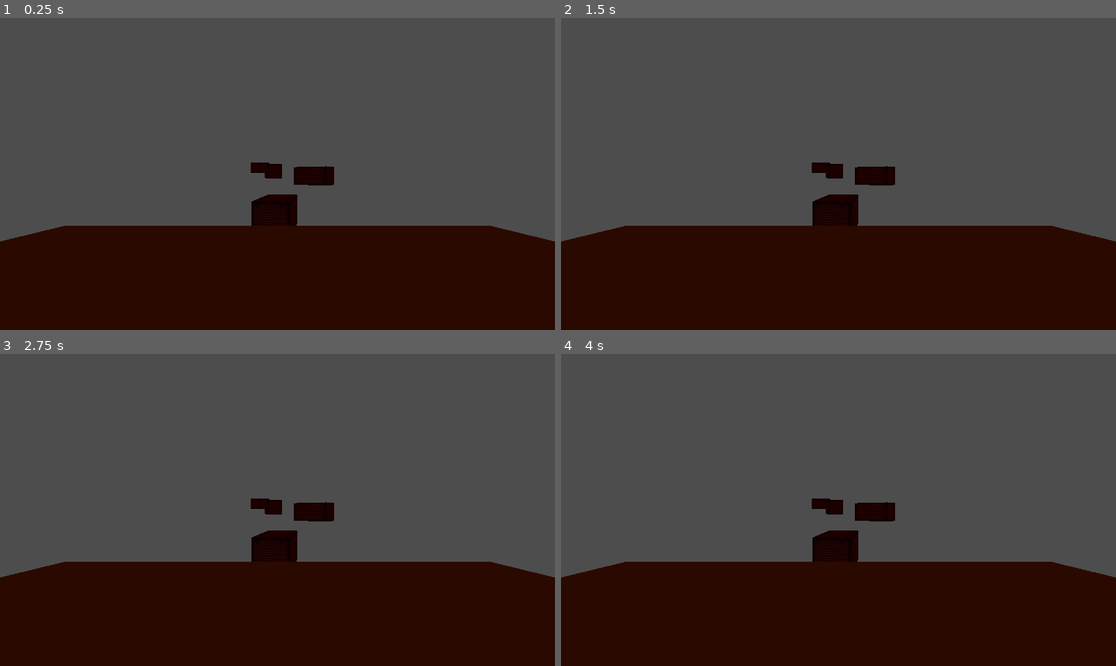
Above: before the commit, frames 1-4 (two rows, left to right).
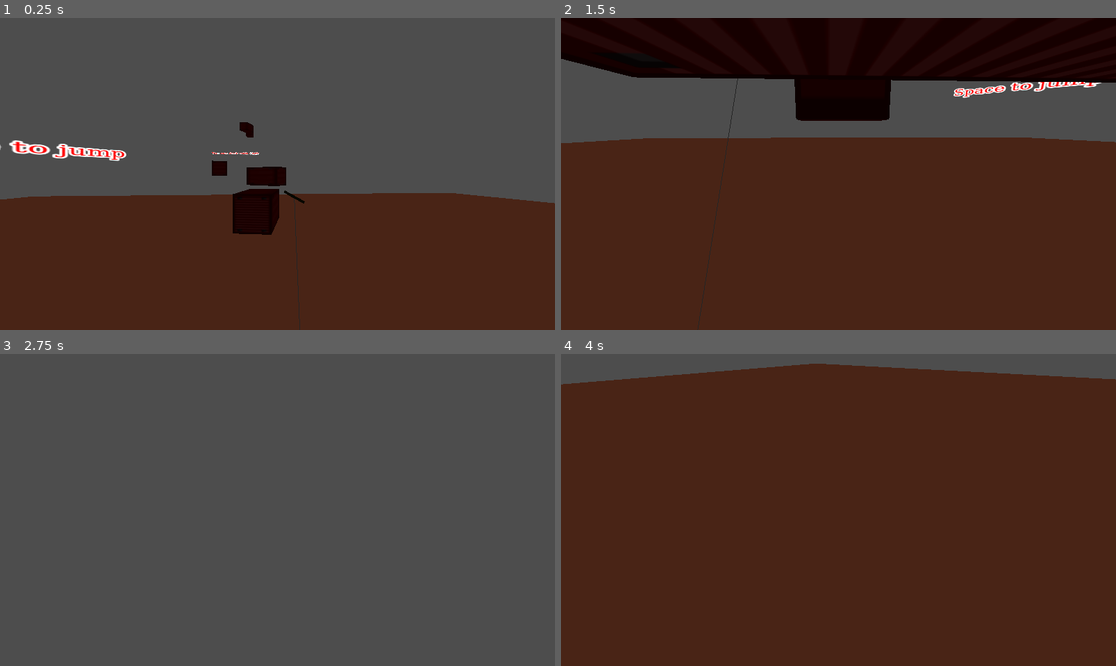
Above: after the commit, the same moments.

Repository: FronchestFry/Godotproject
Game: Godot game, scene res://level.tscn
Same seed, same stepped clock (60 frames per second), same inputs: the game is played once before the commit and once after it.
Inputs (mouse positions are in pixels of both pictures, inside the frame that each line leads up to):
- Up to frame 1 (0.25 s): no input
- Up to frame 2 (1.5 s): tap Enter at 0.5 s; move the mouse to (960, 158) at 0.52 s; press the mouse at (960, 158) at 0.53 s; hold D (Right) 0.53-1.28 s; tap Shift (Dash) at 0.6 s; tap Space (Jump) at 0.77, 1.07 s; move the mouse to (727, 189) at 1.27 s; release the mouse at (727, 189) at 1.28 s; hold S (Back) from 1.28 s (still down); click (727, 189) at 1.35 s
- Up to frame 3 (2.75 s): tap Space (Jump) at 1.52, 1.82, 2.3 s; right-click (166, 525) at 1.55 s; move the mouse to (333, 441) at 2.02 s; release S (Back) at 2.03 s; hold D (Right) from 2.03 s (still down); hold Right mouse button (Push, bound only after the commit) from 2.03 s (still down); click (333, 441) at 2.17 s
- Up to frame 4 (4 s): tap Space (Jump) at 2.75, 2.85, 3.02, 3.32, 3.77 s; move the mouse to (810, 572) at 2.77 s; release D (Right) at 2.78 s; release Right mouse button (Push, bound only after the commit) at 2.78 s; hold W (Forward) 2.78-3.53 s; click (810, 572) at 2.92 s; tap Shift (Dash) at 3.05, 3.6 s; tap Enter at 3.5 s; move the mouse to (1005, 556) at 3.52 s; press the mouse at (1005, 556) at 3.53 s; hold A (Left) from 3.53 s (still down)

The runs differ from the first frame. In frame 1, 44% of the frame differs, in the area x 0-100%, y 33-100%; in frame 2, 83%; in frame 3, 34%; in frame 4, 94%, in the area x 0-100%, y 3-100%.
Error before the commit: Parse Error: Identifier "rate" not declared in the current scope. (res://player.gd:32)

Commit message:
Add files via upload

Diff:
--- /dev/null
+++ b/Godot Project, Hackclub week 1/Glowingline.gd
@@ -0,0 +1,6 @@
+extends MeshInstance3D
+
+@export var player: Node3D
+
+func _process(delta: float) -> void:
+	pass
--- /dev/null
+++ b/Godot Project, Hackclub week 1/alomancy_line_drawer.gd
@@ -0,0 +1,16 @@
+extends MeshInstance3D
+
+@export var player: Node3D
+@export var anchor: Node3D
+
+var line_mesh := ImmediateMesh.new()
+
+func _ready() -> void:
+	mesh = line_mesh
+
+func _process(delta: float) -> void:
+	line_mesh.clear_surfaces()
+	line_mesh.surface_begin(Mesh.PRIMITIVE_LINES)
+	line_mesh.surface_add_vertex(to_local(player.global_position))
+	line_mesh.surface_add_vertex(to_local(anchor.global_position))
+	line_mesh.surface_end()
--- /dev/null
+++ b/Godot Project, Hackclub week 1/anchor.tscn
@@ -0,0 +1,30 @@
+[gd_scene format=3 uid="uid://dwdhputpumoju"]
+
+[sub_resource type="PhysicsMaterial" id="PhysicsMaterial_dni6c"]
+
+[sub_resource type="CylinderShape3D" id="CylinderShape3D_tillw"]
+height = 0.1
+
+[sub_resource type="StandardMaterial3D" id="StandardMaterial3D_vwnqp"]
+albedo_color = Color(0.5757044, 0.5733872, 0, 1)
+metallic = 0.89
+metallic_specular = 0.34
+rim_enabled = true
+rim = 0.63
+rim_tint = 0.66
+
+[sub_resource type="CylinderMesh" id="CylinderMesh_fr8iv"]
+material = SubResource("StandardMaterial3D_vwnqp")
+
+[node name="Anchor" type="RigidBody3D" unique_id=443150508]
+mass = 30.0
+physics_material_override = SubResource("PhysicsMaterial_dni6c")
+continuous_cd = true
+
+[node name="CollisionShape3D" type="CollisionShape3D" parent="." unique_id=1938974418]
+transform = Transform3D(0.29999998, 0, 0, 0, 0.29999998, 0, 0, 0, 0.29999998, 0, 0, 0)
+shape = SubResource("CylinderShape3D_tillw")
+
+[node name="MeshInstance3D" type="MeshInstance3D" parent="." unique_id=1980730703]
+transform = Transform3D(0.29999998, 0, 0, 0, 0.014570381, 0, 0, 0, 0.29999998, 0, 0, 0)
+mesh = SubResource("CylinderMesh_fr8iv")
--- /dev/null
+++ b/Godot Project, Hackclub week 1/label_3d.gd
@@ -0,0 +1 @@
+extends Label3D
--- a/Godot Project, Hackclub week 1/level.tscn
+++ b/Godot Project, Hackclub week 1/level.tscn
@@ -2,51 +2,120 @@
 
 [ext_resource type="PackedScene" uid="uid://q5ewrrojbrhf" path="res://player.tscn" id="1_u52ul"]
 [ext_resource type="PackedScene" uid="uid://eigywx4kxafy" path="res://box_platform.tscn" id="2_vonw3"]
+[ext_resource type="PackedScene" uid="uid://dwdhputpumoju" path="res://anchor.tscn" id="3_0b4ue"]
+[ext_resource type="Script" uid="uid://duofjaskdhrt3" path="res://label_3d.gd" id="3_oi3di"]
+[ext_resource type="Script" uid="uid://dyuc3w2rnnmff" path="res://alomancy_line_drawer.gd" id="5_f2txt"]
 
 [sub_resource type="StandardMaterial3D" id="StandardMaterial3D_vonw3"]
-albedo_color = Color(0.59733087, 0.23234773, 0.07088227, 1)
+albedo_color = Color(0.9639248, 0.5321308, 0.36633968, 1)
 
-[sub_resource type="PlaneMesh" id="PlaneMesh_oi3di"]
+[sub_resource type="BoxMesh" id="BoxMesh_oi3di"]
 material = SubResource("StandardMaterial3D_vonw3")
 
-[sub_resource type="ConcavePolygonShape3D" id="ConcavePolygonShape3D_0b4ue"]
-data = PackedVector3Array(1, 0, 1, -1, 0, 1, 1, 0, -1, -1, 0, 1, -1, 0, -1, 1, 0, -1)
+[sub_resource type="ConcavePolygonShape3D" id="ConcavePolygonShape3D_vonw3"]
+data = PackedVector3Array(-0.5, 0.5, 0.5, 0.5, 0.5, 0.5, -0.5, -0.5, 0.5, 0.5, 0.5, 0.5, 0.5, -0.5, 0.5, -0.5, -0.5, 0.5, 0.5, 0.5, -0.5, -0.5, 0.5, -0.5, 0.5, -0.5, -0.5, -0.5, 0.5, -0.5, -0.5, -0.5, -0.5, 0.5, -0.5, -0.5, 0.5, 0.5, 0.5, 0.5, 0.5, -0.5, 0.5, -0.5, 0.5, 0.5, 0.5, -0.5, 0.5, -0.5, -0.5, 0.5, -0.5, 0.5, -0.5, 0.5, -0.5, -0.5, 0.5, 0.5, -0.5, -0.5, -0.5, -0.5, 0.5, 0.5, -0.5, -0.5, 0.5, -0.5, -0.5, -0.5, 0.5, 0.5, 0.5, -0.5, 0.5, 0.5, 0.5, 0.5, -0.5, -0.5, 0.5, 0.5, -0.5, 0.5, -0.5, 0.5, 0.5, -0.5, -0.5, -0.5, 0.5, 0.5, -0.5, 0.5, -0.5, -0.5, -0.5, 0.5, -0.5, 0.5, 0.5, -0.5, -0.5, -0.5, -0.5, -0.5)
 
 [sub_resource type="Environment" id="Environment_vonw3"]
 glow_intensity = 7.64
-volumetric_fog_enabled = true
 volumetric_fog_density = 0.1119
 volumetric_fog_albedo = Color(0.6938876, 0.29056314, 0.107024066, 1)
 volumetric_fog_emission = Color(0.22857675, 0.11519212, 0.10034431, 1)
 
+[sub_resource type="FontFile" id="FontFile_oi3di"]
+cache/0/variation_coordinates = {}
+cache/0/face_index = 0
+cache/0/embolden = 0.0
+cache/0/transform = Transform2D(1, 0, 0, 1, 0, 0)
+cache/0/spacing_top = 0
+cache/0/spacing_bottom = 0
+cache/0/spacing_space = 0
+cache/0/spacing_glyph = 0
+cache/0/baseline_offset = 0.0
+cache/0/16/0/ascent = 0.0
+cache/0/16/0/descent = 0.0
+cache/0/16/0/underline_position = 0.0
+cache/0/16/0/underline_thickness = 0.0
+cache/0/16/0/scale = 1.0
+cache/0/32/0/ascent = 0.0
+cache/0/32/0/descent = 0.0
+cache/0/32/0/underline_position = 0.0
+cache/0/32/0/underline_thickness = 0.0
+cache/0/32/0/scale = 1.0
+
+[sub_resource type="ImmediateMesh" id="ImmediateMesh_1ainy"]
+
 [node name="Level" type="Node3D" unique_id=1221611049]
 
 [node name="MeshInstance3D" type="MeshInstance3D" parent="." unique_id=1187735042]
-transform = Transform3D(10, 0, 0, 0, 10, 0, 0, 0, 10, 0, 0, 0)
-mesh = SubResource("PlaneMesh_oi3di")
+transform = Transform3D(100, 0, 0, 0, 10, 0, 0, 0, 100, 0, -7.9342194, 0)
+mesh = SubResource("BoxMesh_oi3di")
 
-[node name="StaticBody3D" type="StaticBody3D" parent="MeshInstance3D" unique_id=2001683464]
+[node name="StaticBody3D" type="StaticBody3D" parent="MeshInstance3D" unique_id=1382569226]
 
-[node name="CollisionShape3D" type="CollisionShape3D" parent="MeshInstance3D/StaticBody3D" unique_id=1117191898]
-shape = SubResource("ConcavePolygonShape3D_0b4ue")
+[node name="CollisionShape3D" type="CollisionShape3D" parent="MeshInstance3D/StaticBody3D" unique_id=1635055431]
+shape = SubResource("ConcavePolygonShape3D_vonw3")
 
 [node name="Player" parent="." unique_id=57929858 instance=ExtResource("1_u52ul")]
-transform = Transform3D(1, 0, 0, 0, 1, 0, 0, 0, 1, 0, 1.6996155, 0)
+transform = Transform3D(0.9962855, 0, -0.0861126, 0, 1, 0, 0.0861126, 0, 0.9962855, 0, 1.6996155, 0)
 
-[node name="Box Platform" parent="." unique_id=1784923033 instance=ExtResource("2_vonw3")]
+[node name="A" parent="." unique_id=1784923033 instance=ExtResource("2_vonw3")]
 transform = Transform3D(-8.588484e-08, -1.9648161, -0.74698776, 2, -8.742278e-08, 0, -1.6325936e-08, -0.37349388, 3.9296322, 0, 0, -12.679114)
 
+[node name="Box Platform6" parent="." unique_id=1157674101 instance=ExtResource("2_vonw3")]
+transform = Transform3D(-1.2434258e-06, -1.9999993, 0, 28.446266, -8.742275e-08, 0, 0, 0, 3.9999998, -4.4316034, 14.27381, 3.2286682)
+
+[node name="Box Platform7" parent="." unique_id=1908955436 instance=ExtResource("2_vonw3")]
+transform = Transform3D(-1.2434258e-06, -1.9999993, 0, 28.446266, -8.742275e-08, 0, 0, 0, 3.9999998, 4.961027, 14.27381, 3.2286682)
+
 [node name="Box Platform2" parent="." unique_id=446998552 instance=ExtResource("2_vonw3")]
-transform = Transform3D(-5.33708e-08, -1.2209815, 3.1680934, 2, -8.742278e-08, 0, 6.924088e-08, 1.5840467, 2.441963, 4.0325785, 2.2205257, -23.294308)
+transform = Transform3D(-5.33708e-08, -1.2209815, 3.1680934, 2, -8.742278e-08, 0, 6.924088e-08, 1.5840467, 2.441963, 0.75568867, 1.7812386, -23.294308)
 
 [node name="Box Platform3" parent="." unique_id=1605457642 instance=ExtResource("2_vonw3")]
-transform = Transform3D(-8.622861e-08, -1.9726806, 0.658882, 2, -8.742278e-08, 0, 1.4400326e-08, 0.329441, 3.9453611, -0.6897564, 2.8072367, -30.488249)
+transform = Transform3D(-8.622861e-08, -1.9726806, 0.658882, 2, -8.742278e-08, 0, 1.4400326e-08, 0.329441, 3.9453611, -5.7607756, 2.8072367, -30.488249)
 
 [node name="Box Platform4" parent="." unique_id=1802510432 instance=ExtResource("2_vonw3")]
-transform = Transform3D(-8.080311e-08, -1.8485595, -1.5268629, 2, -8.742278e-08, 0, -3.337065e-08, -0.76343143, 3.697119, -3.4142532, 3.5863295, -41.08267)
+transform = Transform3D(-8.080311e-08, -1.8485595, -1.5268629, 2, -8.742278e-08, 0, -3.337065e-08, -0.76343143, 3.697119, -3.4142532, 14.247849, -54.730293)
 
 [node name="Box Platform5" parent="." unique_id=1209728892 instance=ExtResource("2_vonw3")]
-transform = Transform3D(-8.735858e-08, -1.9985312, -0.15327227, 2, -8.742278e-08, 0, -3.3498688e-09, -0.076636136, 3.9970624, -3.183088, 4.1730404, -50.536682)
+transform = Transform3D(-8.735858e-08, -1.9985312, -0.15327227, 2, -8.742278e-08, 0, -3.3498688e-09, -0.076636136, 3.9970624, -3.183088, 14.83456, -64.18431)
 
 [node name="WorldEnvironment" type="WorldEnvironment" parent="." unique_id=434851249]
 environment = SubResource("Environment_vonw3")
+
+[node name="Label3D" type="Label3D" parent="." unique_id=380404403]
+transform = Transform3D(-9.980299, 0, -0.09235072, 0, 6.225999, 0, 0.6273823, 0, -1.4691, -0.867043, 3.7891502, 30.845352)
+modulate = Color(1, 0, 0, 1)
+outline_modulate = Color(1, 1, 1, 1)
+text = "Hello
+
+WSAD to move
+Look arround with
+the mouse"
+font = SubResource("FontFile_oi3di")
+script = ExtResource("3_oi3di")
+
+[node name="Label3D2" type="Label3D" parent="." unique_id=931852944]
+transform = Transform3D(7.0594563, 0, 1.0425673, 0, 6.225998, 0, -7.082657, 0, 1.0391518, -16.043795, 3.7891502, -15.592726)
+modulate = Color(1, 0, 0, 1)
+outline_modulate = Color(1, 1, 1, 1)
+text = "Space to jump"
+font = SubResource("FontFile_oi3di")
+script = ExtResource("3_oi3di")
+
+[node name="Label3D3" type="Label3D" parent="." unique_id=831762087]
+transform = Transform3D(9.991536, 0, -0.06053707, 0, 6.2259974, 0, 0.41125894, 0, 1.4707543, -10.073313, 10.5144005, -85.950905)
+modulate = Color(1, 0, 0, 1)
+outline_modulate = Color(1, 1, 1, 1)
+text = "You can dash with Shift"
+font = SubResource("FontFile_oi3di")
+script = ExtResource("3_oi3di")
+
+[node name="Anchor" parent="." unique_id=88967294 instance=ExtResource("3_0b4ue")]
+transform = Transform3D(0.87464505, 0.48476383, 0, -0.48476383, 0.87464505, 0, 0, 0, 1, 0.48703623, 2.0114002, -3.0571814)
+
+[node name="Alomancy Line Drawer" type="MeshInstance3D" parent="." unique_id=787406052 node_paths=PackedStringArray("player", "anchor")]
+transform = Transform3D(5, 0, 0, 0, 5, 0, 0, 0, 5, 0, 0, 0)
+mesh = SubResource("ImmediateMesh_1ainy")
+script = ExtResource("5_f2txt")
+player = NodePath("../Player")
+anchor = NodePath("../Anchor")
--- a/Godot Project, Hackclub week 1/player.gd
+++ b/Godot Project, Hackclub week 1/player.gd
@@ -1,17 +1,24 @@
 extends CharacterBody3D
 
 var SPEED = 7
-var GRAVITY = 9.8
+var GRAVITY = 12
 var JUMP_FORCE = 8
+var WALL_JUMP_FORCE = 20
 var DASH_FORCE = 20
 var SENSITIVITY = .007
-var dash_cooldown = 1
-var Horizontal_velocity = 0
-var Acc = 20
+var dash_cooldown = false
+var Horizontal_velocity = Vector3(0,0,0)
+var Acc = 30
 var Dec = 10
+var rate = 1
+var player_mass = 80
+var pull_strength = 1000
+var pull_damping = 100
+var max_pull_force = 5000
 
 @onready var Head = $Neck/Head
 @onready var Body = $"."
+@onready var anchor = get_parent().get_node('Anchor')
 
 
 func _physics_process(delta: float) -> void:
@@ -20,37 +27,78 @@
 		#Not sure why that'd matter honestly I just felt like saying it
 	var input_dir := Input.get_vector("Left", "Right", "Forward", "Back")
 	var direction := (transform.basis * Vector3(input_dir.x, 0, input_dir.y))
+	#Normal Jump
 	if Input.is_action_pressed("Jump") and is_on_floor():
 		velocity.y += JUMP_FORCE
 
 
+	#Wall Jump
+	if is_on_wall_only() and Input.is_action_just_pressed("Jump"):
+		#Uppies
+		velocity.y += JUMP_FORCE
+		#Move away from wall so you don't spam space to rocket up
+		velocity += get_last_slide_collision().get_normal() * WALL_JUMP_FORCE
+
 	#actually move when I set the move
-	if direction:
-		var target_velocity = direction * SPEED
+	var target_velocity = direction * SPEED
+	rate = Acc if direction.length_squared() > 0.0 else Dec
+	Horizontal_velocity = Vector3(velocity.x, 0, velocity.z)
+	Horizontal_velocity = Horizontal_velocity.move_toward(target_velocity, rate * delta)
 
-		Horizontal_velocity = Vector3(velocity.x, 0, velocity.z)
-		Horizontal_velocity = Horizontal_velocity.move_toward(target_velocity, rate * delta)
-		#decelerate
-	else:
-		velocity.x = velocity.x * .9
-		velocity.z = velocity.z * .9
+	velocity.x = Horizontal_velocity.x
+	velocity.z = Horizontal_velocity.z
 
 	#Dash
-	dash_cooldown += delta
-	if Input.is_action_just_pressed("Dash") and dash_cooldown > 1:
-		dash_cooldown = 0
+	if Input.is_action_just_pressed("Dash") and dash_cooldown == false:
+		#Can't dash until on floor
+		dash_cooldown = true
 		velocity += -Head.get_global_transform().basis.z * DASH_FORCE
+
+	#Ironpulling
+	if Input.is_action_pressed("Pull"):
+		var anchor_pull_dir = Body.get_global_position() - anchor.get_global_position()
+		var distance = anchor_pull_dir.length()
+		if distance > 1.5:
+			var dir = anchor_pull_dir / distance
+			var pull_speed = (velocity - anchor.linear_velocity).dot(dir)
+			var force = clamp(pull_strength * 5 + pull_damping * pull_speed, 0, max_pull_force)
+			var force_on_anchor = dir * force
+			anchor.apply_central_force(force_on_anchor)
+			velocity -= force_on_anchor / player_mass * delta
+
+	elif Input.is_action_pressed("Push"):
+		var anchor_push_dir = Body.get_global_position() - anchor.get_global_position()
+		var distance = anchor_push_dir.length()
+		if distance > 1.5:
+			var dir = anchor_push_dir / distance
+			var push_speed = (anchor.linear_velocity - velocity).dot(dir)
+			var force = clamp(pull_strength * 5 + pull_damping * push_speed, 0, max_pull_force)
+			var force_on_anchor = -dir * force
+			anchor.apply_central_force(force_on_anchor)
+			velocity -= force_on_anchor / player_mass * delta
+			print("Push force: ", force, "  Player velocity: ", velocity)
+
+
+	#Regain dash on floor
+	if is_on_floor():
+		dash_cooldown = false
+		Dec = 20
+	else:
+		Dec = 10
 
 	#gravity
 	if not is_on_floor():
 		velocity.y -= GRAVITY * delta
+
+	#Glowing anchor lines
+
 
 	move_and_slide()
 
 func _ready() -> void:
 	Input.mouse_mode = Input.MOUSE_MODE_CAPTURED
 
-func _input(event: InputEvent) -> void:
+func _input(_event: InputEvent) -> void:
 	if Input.is_action_pressed("ui_cancel"):
 		get_tree().quit()
 
--- a/Godot Project, Hackclub week 1/project.godot
+++ b/Godot Project, Hackclub week 1/project.godot
@@ -55,6 +55,16 @@
 "events": [Object(InputEventKey,"resource_local_to_scene":false,"resource_name":"","device":-1,"window_id":0,"alt_press …(195 unchanged characters)…
 ]
 }
+Pull={
+"deadzone": 0.2,
+"events": [Object(InputEventMouseButton,"resource_local_to_scene":false,"resource_name":"","device":-1,"window_id":0,"alt_pressed":false,"shift_pressed":false,"ctrl_pressed":false,"meta_pressed":false,"button_mask":0,"position":Vector2(0, 0),"global_position":Vector2(0, 0),"factor":1.0,"button_index":1,"canceled":false,"pressed":false,"double_click":false,"script":null)
+]
+}
+Push={
+"deadzone": 0.2,
+"events": [Object(InputEventMouseButton,"resource_local_to_scene":false,"resource_name":"","device":-1,"window_id":0,"alt_pressed":false,"shift_pressed":false,"ctrl_pressed":false,"meta_pressed":false,"button_mask":0,"position":Vector2(0, 0),"global_position":Vector2(0, 0),"factor":1.0,"button_index":2,"canceled":false,"pressed":false,"double_click":false,"script":null)
+]
+}
 
 [physics]
 
Not shown, added: Godot Project, Hackclub week 1/Glowingline.gd.uid
Not shown, added: Godot Project, Hackclub week 1/alomancy_line_drawer.gd.uid
Not shown, added: Godot Project, Hackclub week 1/label_3d.gd.uid
